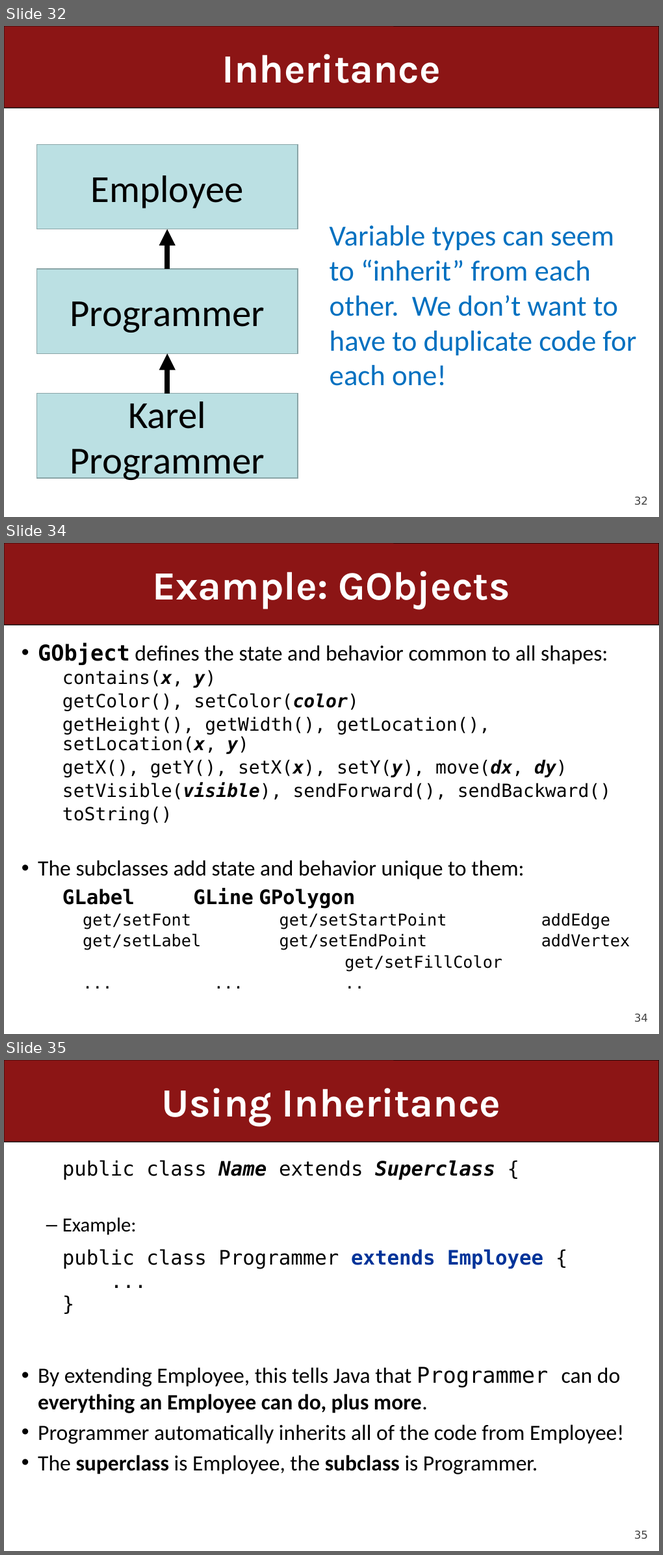
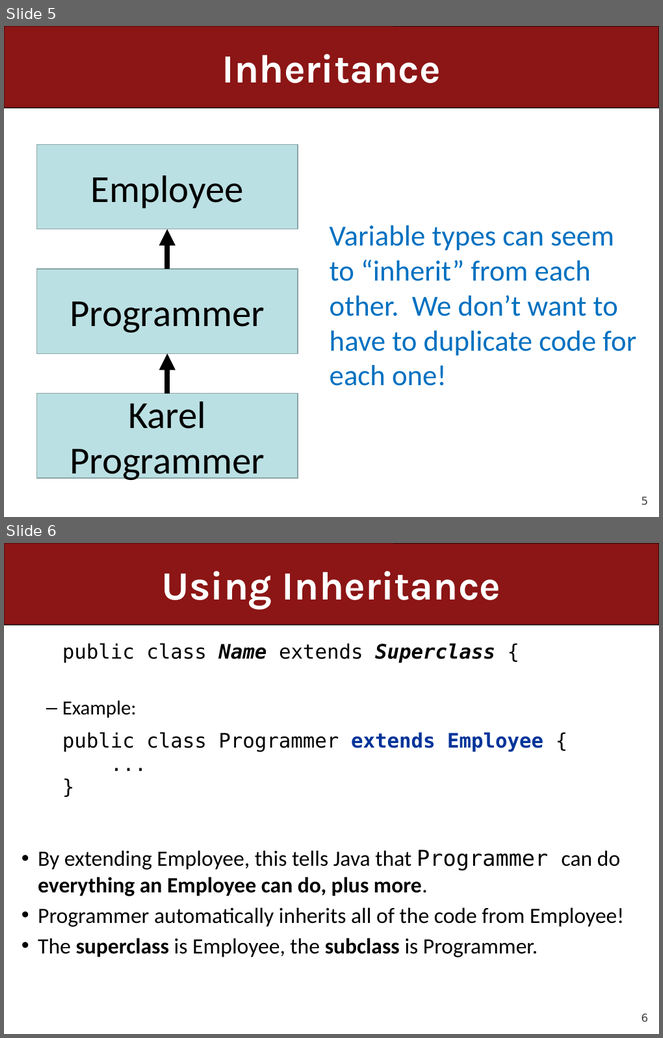
Before and after one commit to ckincaid17/cs106a-summer-2018, a slide deck: WWW/lectures/Lecture23/Lecture23.pptx. Shown one above the other, each under a label of ours: slides 32, 34 and 35 before the commit, slides 5 and 6 after it; the slides between them are not shown. The pictures are 663x1555 and 663x1038 pixels, drawn with LibreOffice and Linux fonts; fonts in the diff are those of the drawing. Boxes give left, top, right and bottom in pixels: in the first picture for what was removed or moved away, otherwise in the second. Text is boxed around its words. In the diff, an @@ line names an element or a change of style, - is before the commit and + after.

```diff
--- a/WWW/lectures/Lecture23/Lecture23.pptx
+++ b/WWW/lectures/Lecture23/Lecture23.pptx
@@ slide 34 removed at (x1=4, y1=543, x2=659, y2=1034), background #FFFFFF; not listed: 2 template elements that a slide beside it also shows @@
@@ title removed at (x1=153, y1=571, x2=510, y2=609) @@
-Example: GObjects
@@ text removed at (x1=38, y1=642, x2=611, y2=972) @@
-• GObject defines the state and behavior common to all shapes:
-  contains(x, y)
-  getColor(), setColor(color)
-  getHeight(), getWidth(), getLocation(), setLocation(x, y)
-  getX(), getY(), setX(x), setY(y), move(dx, dy)
-  setVisible(visible), sendForward(), sendBackward()
-  toString()
-• The subclasses add state and behavior unique to them:
-  GLabel GLine GPolygon
-    get/setFont get/setStartPoint addEdge
-    get/setLabel get/setEndPoint addVertex
-    get/setFillColor
-    ... ... ..
@@ what was slide 32 is now slide 5 @@
@@ page number at (x1=642, y1=497, x2=649, y2=505): text changed @@
-32
+5
@@ what was slide 35 is now slide 6 @@
@@ page number at (x1=642, y1=1014, x2=649, y2=1022): text changed @@
-35
+6
```
Also in this commit, not shown: 13 slides changed, 35 slides added, 25 other slides removed, 4 other files.
